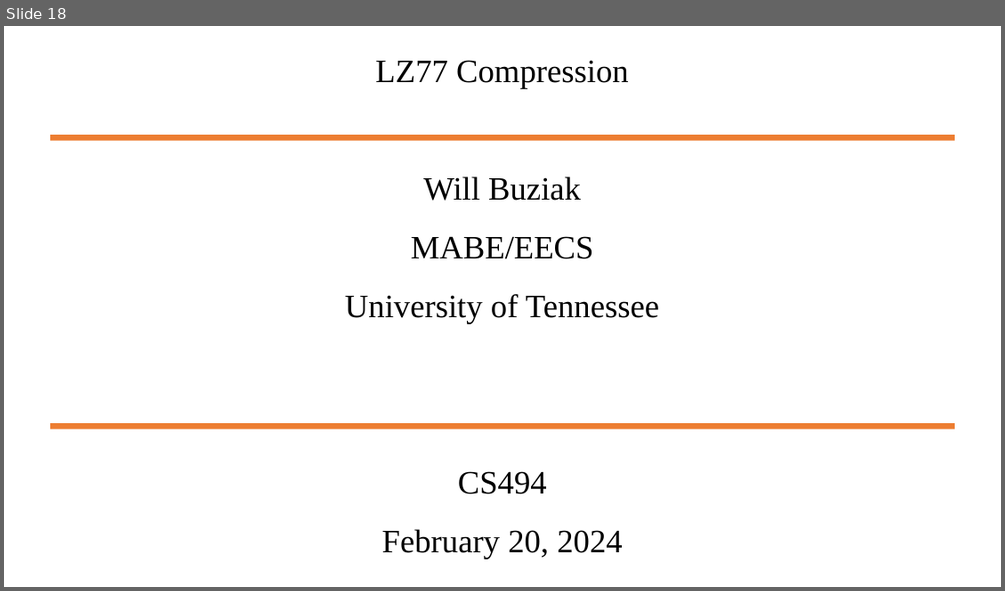
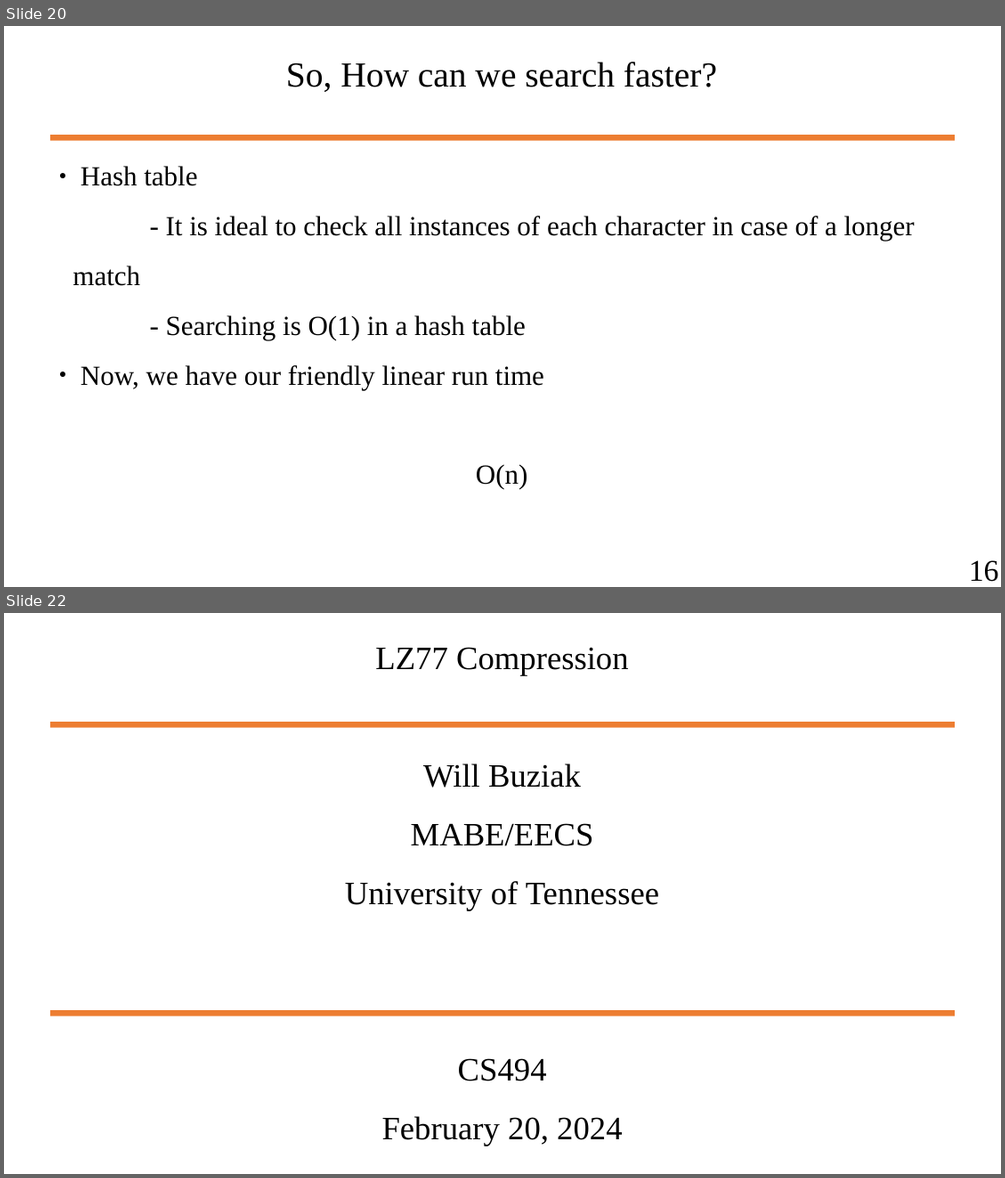
Before and after one commit to wbuz24/undergrad-repo, a slide deck: S24/cs494/notes/LZ77.pptx. Shown one above the other, each under a label of ours: slide 18 before the commit, slides 20 and 22 after it; the slides between them are not shown. The pictures are 1005x591 and 1005x1178 pixels, drawn with LibreOffice and Linux fonts; fonts in the diff are those of the drawing. Boxes give left, top, right and bottom in pixels: in the first picture for what was removed or moved away, otherwise in the second. Text is boxed around its words. In the diff, an @@ line names an element or a change of style, - is before the commit and + after.

```diff
--- a/S24/cs494/notes/LZ77.pptx
+++ b/S24/cs494/notes/LZ77.pptx
@@ slide 20 added at <box>4,26,1001,587</box>, background #FFFFFF @@
@@ text added at <box>286,62,717,92</box>, 28 pt, text #000000 @@
+So, How can we search faster?
@@ line added from (50, 137) to (955, 137), #ED7D31 4.51 pt @@
@@ text added at <box>73,166,914,489</box>, 22 pt, text #000000 @@
+● Hash table
+- It is ideal to check all instances of each character in case of a longer match
+- Searching is O(1) in a hash table
+● Now, we have our friendly linear run time
+O(n)
@@ text added at <box>969,560,999,581</box>, 24 pt, text #000000 @@
+16
@@ what was slide 18 is now slide 22 @@
```
Also in this commit, not shown: 6 slides changed, 3 other slides added, 18 other files.
